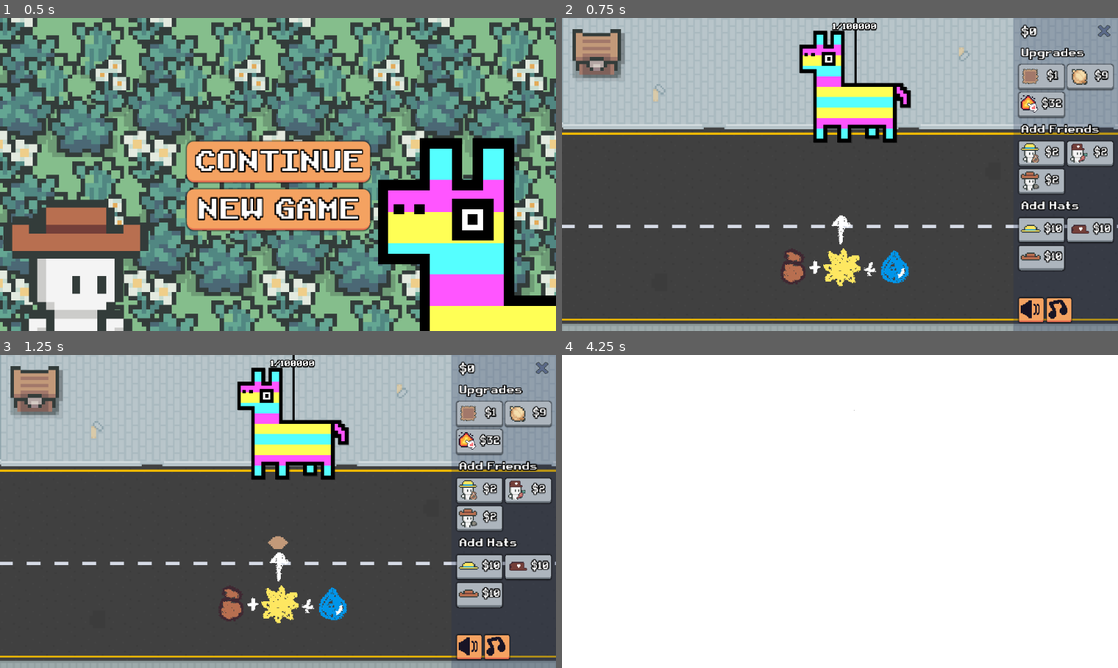
Above: before the commit, frames 1-4 (two rows, left to right).
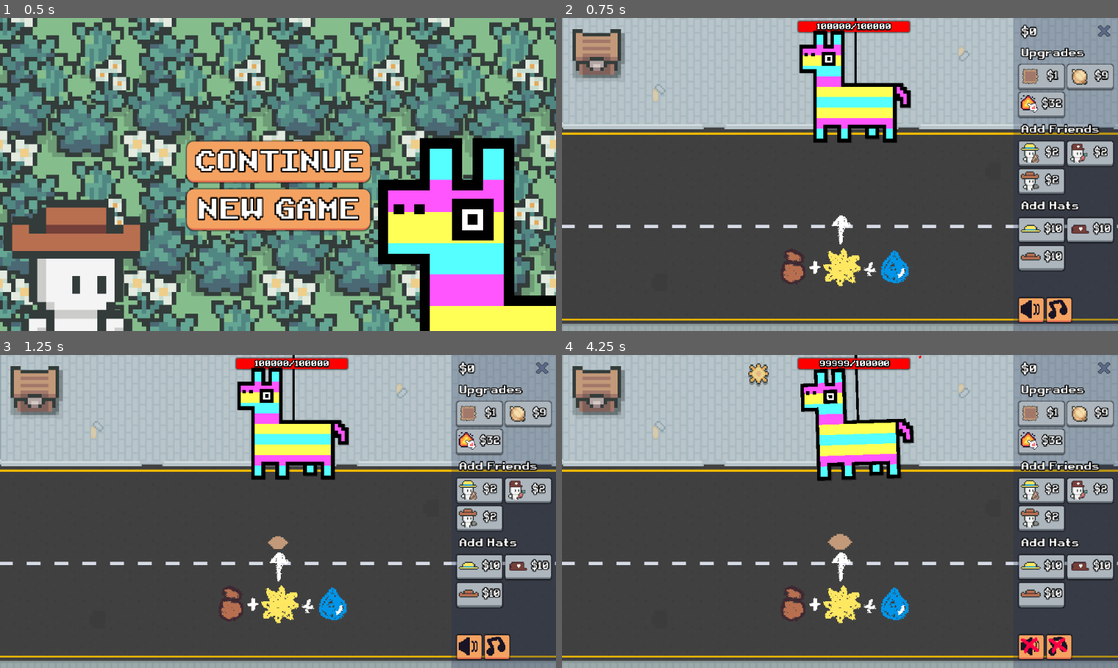
Above: after the commit, the same moments.

Repository: eric-marsh/farminata
Game: Godot game, scene res://scene/scene_switcher.tscn
The game is run twice, just before and just after one commit, with the same random seed, the same clock (stepped at 60 frames per second) and the same inputs. Sound files missing from this copy of the repository are replaced by a short silence.
Inputs (mouse positions are in pixels of both pictures, inside the frame that each line leads up to):
- Up to frame 1 (0.5 s): no input
- Up to frame 2 (0.75 s): click "NEW GAME" at 0.5 s
- Up to frame 3 (1.25 s): no input
- Up to frame 4 (4.25 s): click (1029, 646) at 1.25 s; click (1056, 646) at 2 s; tap Enter at 2.75 s; drag from (840, 536) to (595, 392) at 2.77 s; tap Space at 3.5 s; drag from (851, 423) to (840, 536) at 3.52 s

Frame 1 is identical in both runs. In frame 2, 0.8% of the frame differs, in the area x 42-63%, y 0-5%; in frame 3, 0.8%; in frame 4, 99%, in the area x 0-100%, y 0-100%.

Commit message:
fix credits bug

Diff:
--- a/scene/credits.tscn
+++ b/scene/credits.tscn
@@ -81,6 +81,7 @@
 [node name="Graveyard" type="Control" parent="MarginContainer"]
 visible = false
 layout_mode = 2
+mouse_filter = 2
 
 [node name="TextureRect" type="TextureRect" parent="MarginContainer/Graveyard"]
 layout_mode = 0
--- a/script/credits.gd
+++ b/script/credits.gd
@@ -63,7 +63,6 @@
 			max_count = State.total_sold_crop_types[crop]
 			max_drop_type = crop
 
-	print(max_drop_type)
 	return DropUtil.get_drop_type_string(max_drop_type as Enum.Drop_Type)
 
 
@@ -75,7 +74,6 @@
 func _on_continue_playing_pressed() -> void:
 	show_credits = false
 	visible = false
-	print("hii")
 	if Globals.Main and Globals.CanvasLayerNode:
 		Globals.Main.is_raining = true
 		Globals.CanvasLayerNode.visible = true
--- a/script/debug.gd
+++ b/script/debug.gd
@@ -12,8 +12,8 @@
 
 var START_WITH_ALL_CROPS_UNLOCKED: bool = false
 
-var PINIATA_HP: int = 1
-var FAST_CREDITS: bool = true
+var PINIATA_HP: int = 0
+var FAST_CREDITS: bool = false
 
 var SKIP_MAIN_MENU: bool = false
 
